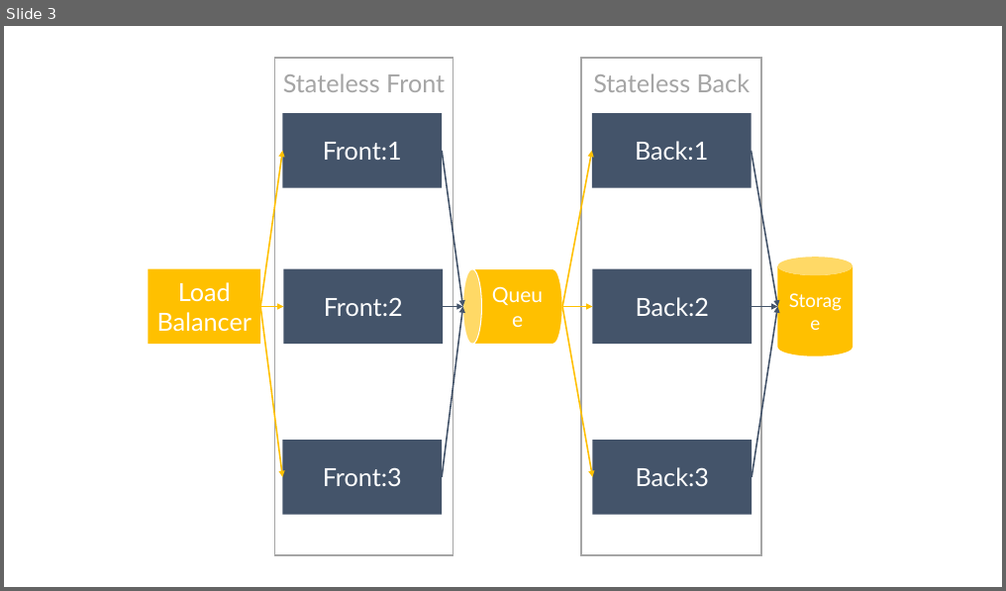
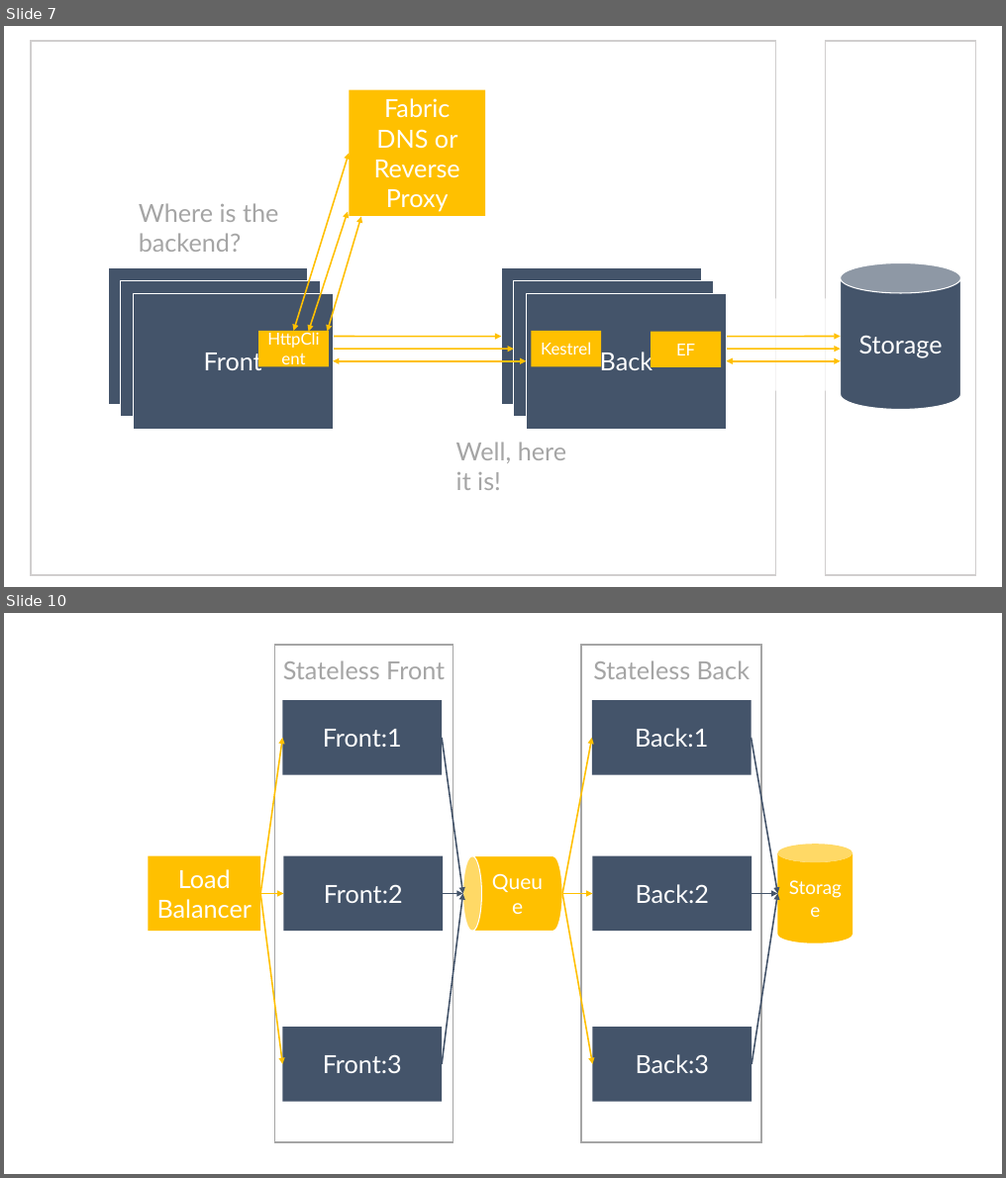
Before and after one commit to danielmarbach/service-fabric-webinar, a slide deck: Slides.pptx. Shown one above the other, each under a label of ours: slide 3 before the commit, slides 7 and 10 after it; the slides between them are not shown. The pictures are 1006x591 and 1006x1178 pixels, drawn with LibreOffice and Linux fonts; fonts in the diff are those of the drawing. Boxes give left, top, right and bottom in pixels: in the first picture for what was removed or moved away, otherwise in the second. Text is boxed around its words. In the diff, an @@ line names an element or a change of style, - is before the commit and + after.

```diff
--- a/Slides.pptx
+++ b/Slides.pptx
@@ slide 7 added at (4,26,1002,587), background #FFFFFF @@
@@ rectangle added at (30,41,776,575), outline #D0CECE 1.5 pt @@
@@ rectangle added at (826,41,976,575), outline #D0CECE 1.5 pt @@
@@ rectangle added at (350,90,485,216), fill #FFC000, 24 pt, text #FFFFFF @@
+Fabric DNS or Reverse Proxy
@@ double arrow added from (294, 331) to (350, 154), #FFC000 1.5 pt @@
@@ text added at (139,203,278,252), 24 pt, text #A5A5A5 @@
+Where is the backend?
@@ double arrow added from (309, 332) to (348, 212), #FFC000 1.5 pt @@
@@ double arrow added from (328, 332) to (361, 217), #FFC000 1.5 pt @@
@@ rectangle added at (108,269,308,404), fill #44546A, outline #FFFFFF 1 pt @@
@@ rectangle added at (121,281,321,417), fill #44546A, outline #FFFFFF 1 pt, 24 pt, text #FFFFFF @@
+Front
@@ rectangle added at (501,269,701,404), fill #44546A, outline #FFFFFF 1 pt, 24 pt, text #FFFFFF @@
+Back
@@ rectangle added at (514,281,714,417), fill #44546A, outline #FFFFFF 1 pt, 24 pt, text #FFFFFF @@
+Back
@@ cylinder added at (841,264,960,410), fill #44546A, outline #FFFFFF 1 pt, 24 pt, text #FFFFFF @@
+Storage
@@ rectangle added at (133,293,333,429), fill #44546A, outline #FFFFFF 1 pt, 24 pt, text #FFFFFF @@
+Front
@@ rectangle added at (527,293,727,429), fill #44546A, outline #FFFFFF 1 pt, 24 pt, text #FFFFFF @@
+Back
@@ rectangle added at (713,298,838,390), fill #FFFFFF at 75% opacity @@
@@ rectangle added at (258,331,329,367), fill #FFC000, 16 pt, text #FFFFFF @@
+HttpClient
@@ double arrow added from (308, 337) to (501, 337), #FFC000 1.5 pt @@
@@ double arrow added from (321, 349) to (514, 349), #FFC000 1.5 pt @@
@@ rectangle added at (531,331,601,367), fill #FFC000, 16 pt, text #FFFFFF @@
+Kestrel
@@ rectangle added at (650,332,721,368), fill #FFC000, 16 pt, text #FFFFFF @@
+EF
@@ arrow added from (702, 337) to (841, 337), #FFC000 1.5 pt @@
@@ arrow added from (714, 349) to (841, 349), #FFC000 1.5 pt @@
@@ double arrow added from (333, 362) to (527, 362), #FFC000 1.5 pt @@
@@ double arrow added from (727, 362) to (841, 362), #FFC000 1.5 pt @@
@@ text added at (456,442,566,490), 24 pt, text #A5A5A5 @@
+Well, here it is!
@@ what was slide 3 is now slide 10 @@
```
Also in this commit, not shown: 1 slide changed, 11 other slides added, 1 slide removed, 1 other file.
